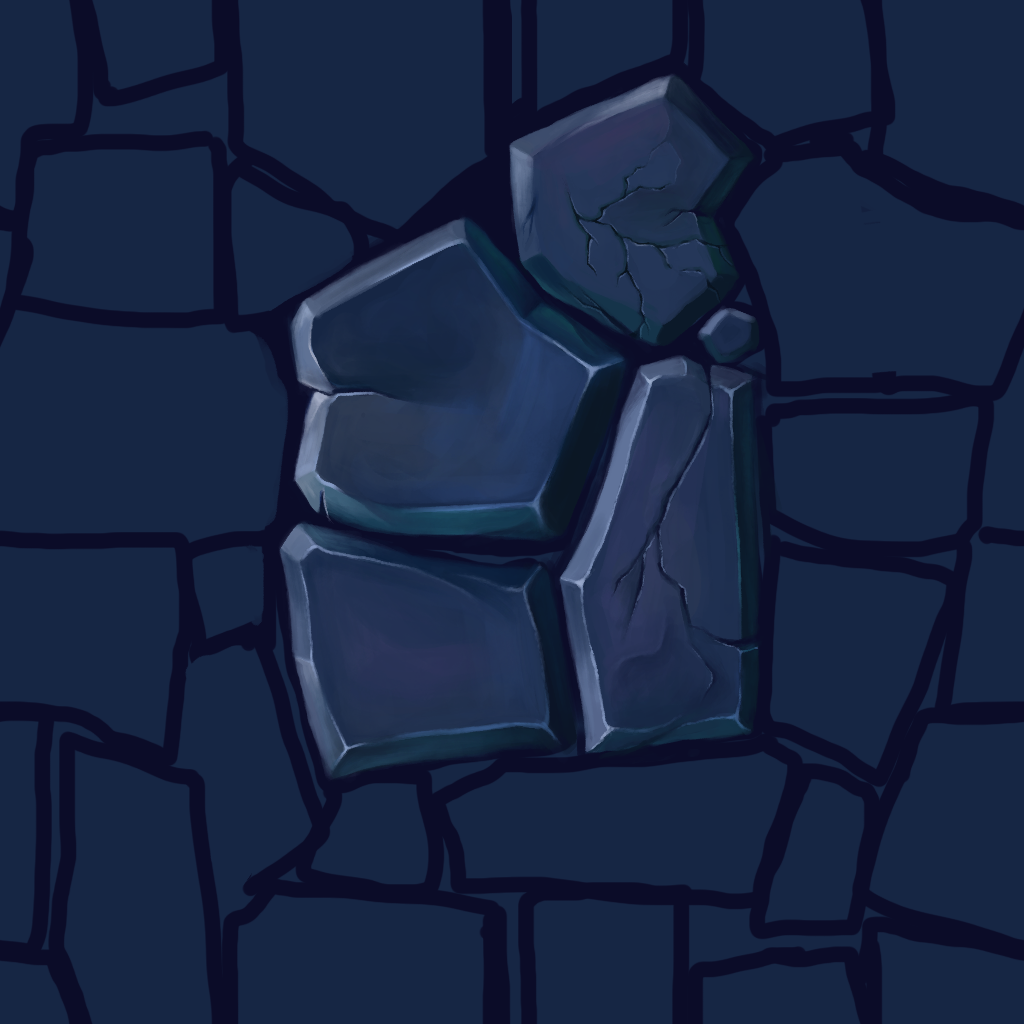
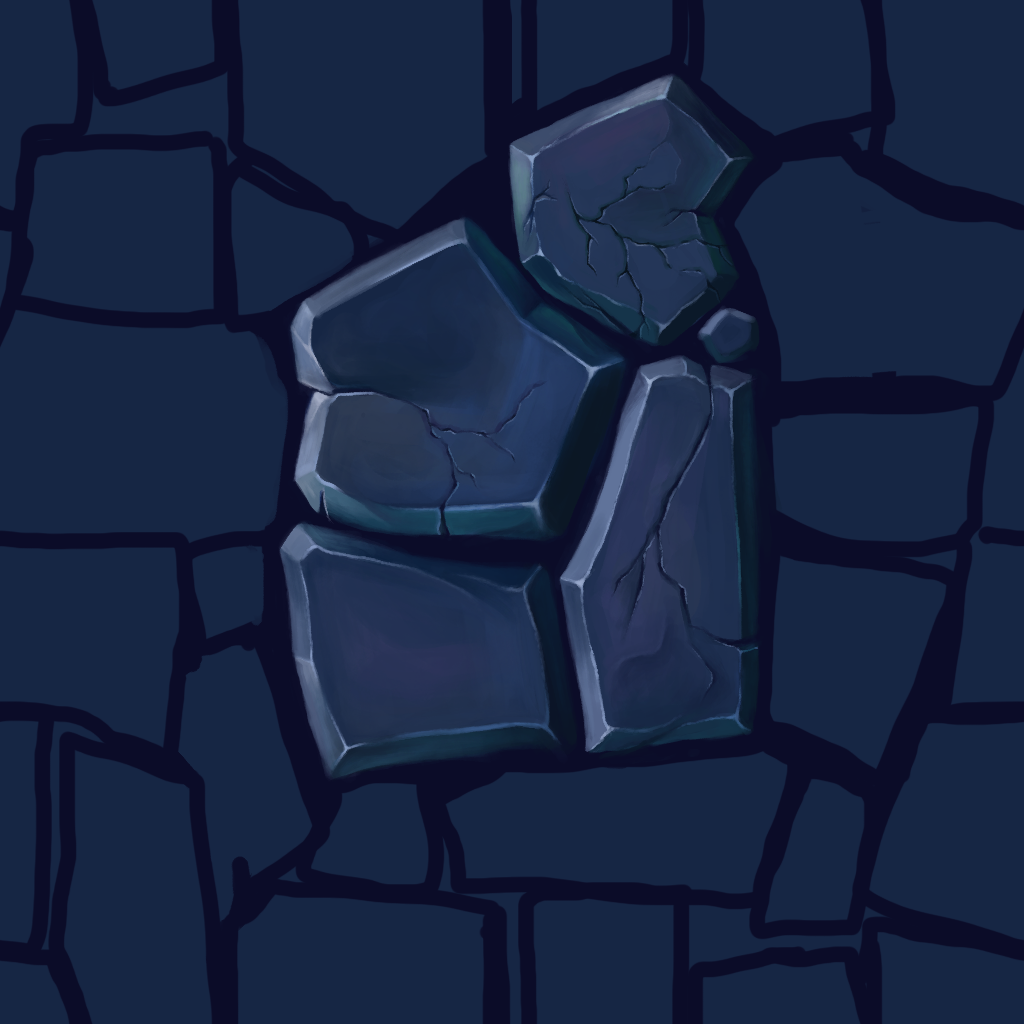
Layer changes from the first 1024x1024 image to the second:
painted on "bricks" over [left=285, top=73, right=752, bottom=728]
showed "grout" over [left=169, top=78, right=952, bottom=975]
